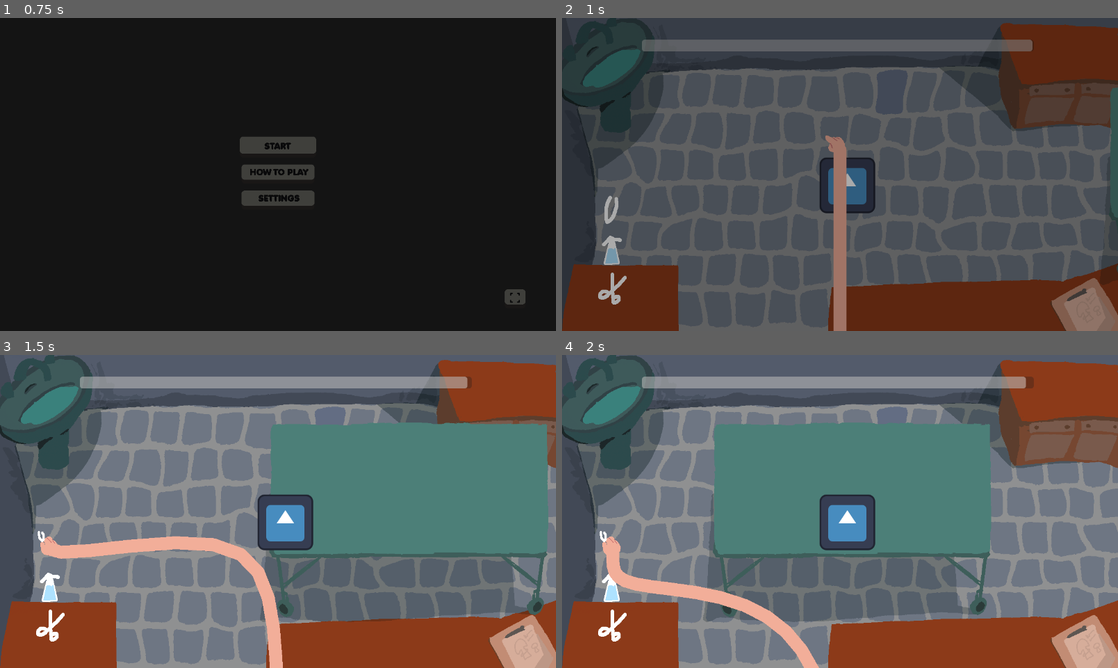
Above: before the commit, frames 1-4 (two rows, left to right).
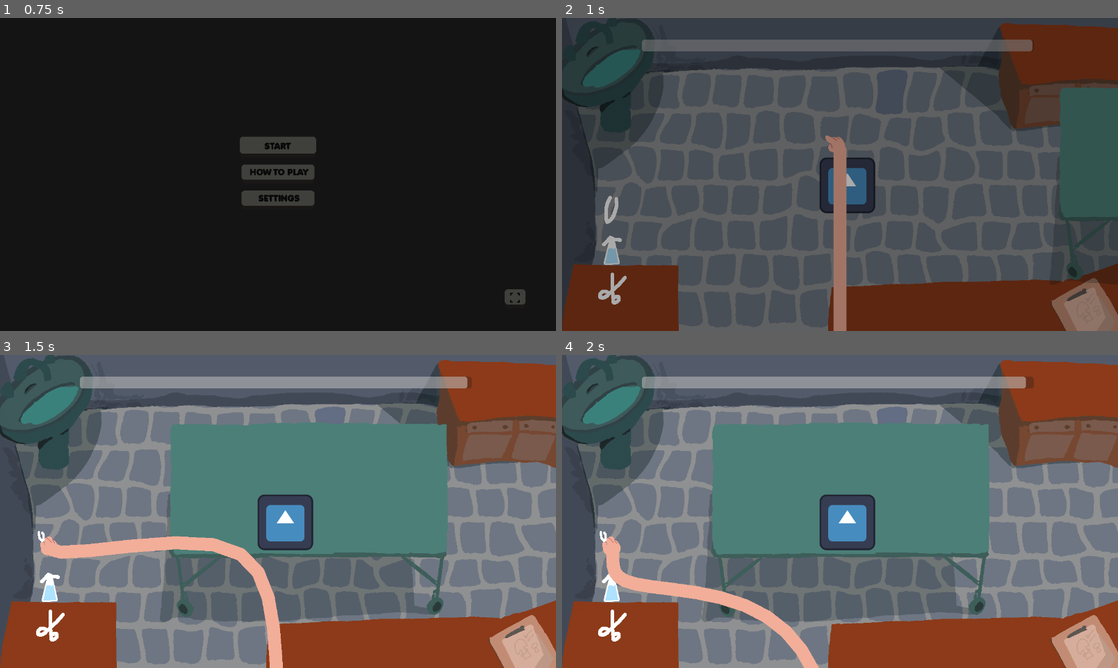
Above: after the commit, the same moments.

Repository: IsaacCerejo/wild-jam-87
Game: Godot game, scene res://scenes/game_controller/game_controller.tscn
Same seed, same stepped clock (60 frames per second), same inputs: the game is played once before the commit and once after it. The engine's default icon, where the game draws it, is replaced by a stand-in: a white triangle on a blue panel in a dark square. Sound files missing from this copy of the repository are replaced by a short silence.
Inputs (mouse positions are in pixels of both pictures, inside the frame that each line leads up to):
- Up to frame 1 (0.75 s): click "START" at 0.5 s
- Up to frame 2 (1 s): no input
- Up to frame 3 (1.5 s): move the mouse to (50, 549) at 1.27 s; click (50, 549) at 1.42 s
- Up to frame 4 (2 s): no input

Frame 1 is identical in both runs. In frame 2, 2.4% of the frame differs, in the area x 89-100%, y 22-85%; in frame 3, 22%, in the area x 28-99%, y 21-86%; in frame 4, 0.6%.

Commit message:
refactor: tray animations

Diff:
--- a/scenes/main_game/main_game.tscn
+++ b/scenes/main_game/main_game.tscn
@@ -42,14 +42,30 @@
 tracks/0/loop_wrap = true
 tracks/0/keys = {
 "times": PackedFloat32Array(0, 1),
-"transitions": PackedFloat32Array(1, 1),
+"transitions": PackedFloat32Array(0.5176323, 2.5491161),
 "update": 0,
-"values": [Vector2(971, 0), Vector2(0, 0)]
+"values": [Vector2(971, 0), Vector2(-4, 0)]
+}
+
+[sub_resource type="Animation" id="Animation_s87mg"]
+resource_name = "Slide Out"
+tracks/0/type = "value"
+tracks/0/imported = false
+tracks/0/enabled = true
+tracks/0/path = NodePath("Tray:position")
+tracks/0/interp = 2
+tracks/0/loop_wrap = true
+tracks/0/keys = {
+"times": PackedFloat32Array(0, 1),
+"transitions": PackedFloat32Array(0.5743483, 2.5491211),
+"update": 0,
+"values": [Vector2(-4, 0), Vector2(971, 0)]
 }
 
 [sub_resource type="AnimationLibrary" id="AnimationLibrary_ag8io"]
 _data = {
 &"RESET": SubResource("Animation_5s8cp"),
+&"Slide Out": SubResource("Animation_s87mg"),
 &"Slide in": SubResource("Animation_8ebjq")
 }
 
--- a/scenes/main_game/patient.tscn
+++ b/scenes/main_game/patient.tscn
@@ -6,3 +6,5 @@
 script = ExtResource("1_s1xdg")
 
 [node name="Sprite2D" type="Sprite2D" parent="."]
+
+[node name="Skeleton2D" type="Skeleton2D" parent="Sprite2D"]
Not shown: 1 places in scenes/main_game/main_game.tscn that only renumber resources
